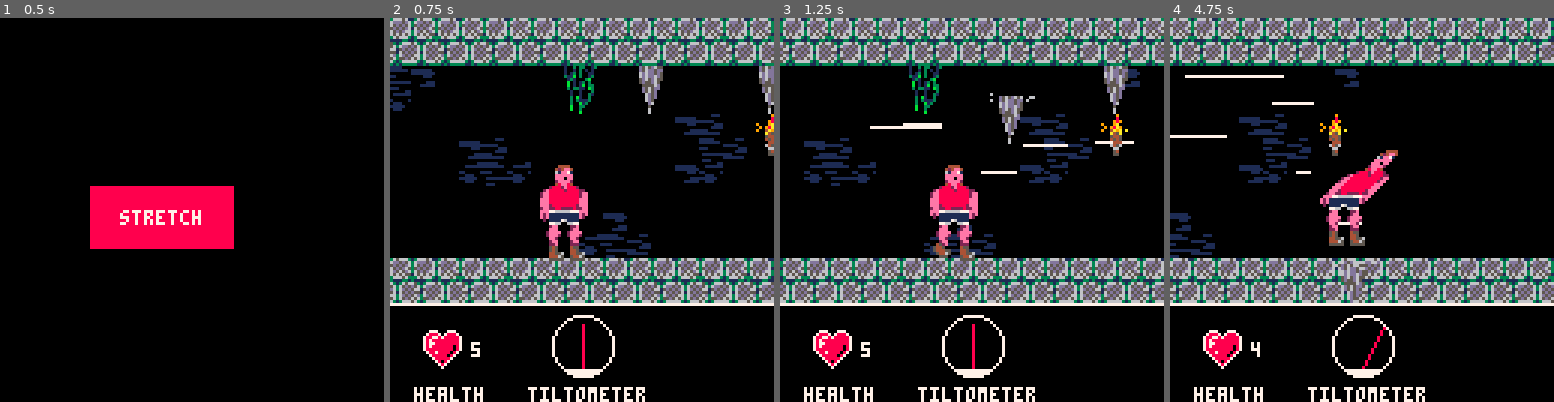
Above: before the commit, frames 1-4 (left to right).
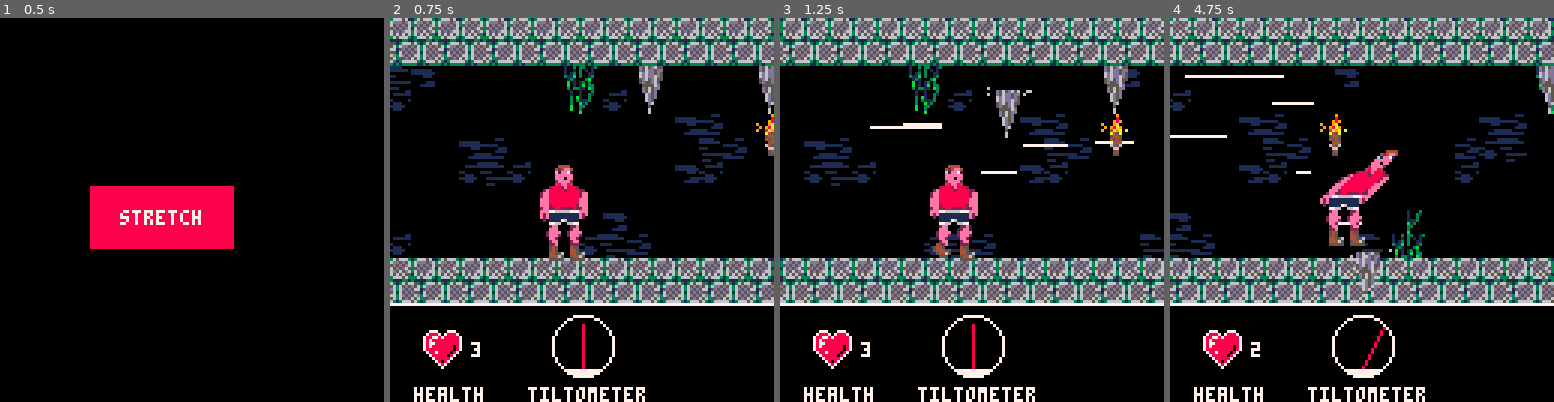
Above: after the commit, the same moments.

Repository: Nenivar/css-gamejam-2020
Game: PICO-8 cartridge forward.p8
Same seed, same stepped clock (60 frames per second), same inputs: the game is played once before the commit and once after it.
Inputs:
- Up to frame 1 (0.5 s): no input
- Up to frame 2 (0.75 s): tap O (Z key) at 0.7 s
- Up to frame 3 (1.25 s): no input
- Up to frame 4 (4.75 s): hold Right 1.6-2.1 s; tap O (Z key) every 0.4 s from 1.7 to 4.5 s; hold Up 2.15-2.42 s; hold Right 2.47-3.03 s; hold Left 3.08-3.58 s; hold Right 4.02-4.68 s; hold Up from 4.73 s (still down)

Frame 1 is identical in both runs. In frame 2, 0.3% of the frame differs, in the area x 0-62%, y 18-87%; in frame 3, 0.9%; in frame 4, 2.6%, in the area x 0-100%, y 12-89%.

Commit message:
presented

Diff:
--- a/forward.p8
+++ b/forward.p8
@@ -20,13 +20,16 @@
 cam_y = 0.0
 
 -- map stuff
-spikes = {{10*8, 2*8, true}, {15*8, 2*8, true}}
+spikes = {{10*8, 2*8, true}, {15*8, 2*8, true}, {24*8, 2*8, true},
+          {31*8, 2*8, true}, {40*8, 2*8, true}, {43*8, 2*8, true},
+          {48*8, 2*8, true}, {55*8, 2*8, true}, {60*8, 2*8, true}}
+arrows = {}
 
 -- player loc
 ply_x       = 50.0
 ply_y       = 60.0
 ply_force_y = 0.0
-ply_health  = 5
+ply_health  = 3
 
 -- drawing frames
 tot_frames      = 0
@@ -68,7 +71,7 @@
     if s[3] and (ply_x + 20 >= s[1]) then
       -- make fall
       s[2] += 2
-      s[1] += (rnd(2) - 1) * 2
+      s[1] += (rnd(2) - 1) * 2.5
       if s[2] > const_screen_size then
         s[3] = false
       end
@@ -86,6 +89,13 @@
     end
   end
 end
+
+-- function update_arrows() then
+--   for a in all (arrows) do
+--     -- a :: {x, y, vx, vy, enabled}
+
+--   end
+-- end
 
 -- checks if a, b is within x1->x2, y1->y2
 function point_within(x1, y1, x2, y2, a, b)
@@ -275,8 +285,8 @@
     print('stretch', 40, 64, 7)
   elseif menu == const_menu_end then
     cls()
-    rectfill(77, 76, 30, 56, 8)
-    print('lose', 40, 64, 7)
+    rectfill(78, 76, 32, 56, 8)
+    print('you died', 40, 64, 7)
   end
 end
 
@@ -313,33 +323,33 @@
 bbbbbbbb000445560044556000044556044650000004455655600000005446500044556055000000004455600000000000000000000000000000000000000000
 bbbbbbbb000444650054465000044465005460000004446500000000000555000054465000000000005446500000000000000000000000000000000000000000
 bbbbbbbb000555550055555000055555000000000005555500000000000000000055555000000000005555500000000000000000000000000000000000000000
-13666561136566630001003033001300000000009000000000000000000011100000d565d6550000000700000000000000000000000000000000000000000000
-36ddd5d636dd5d560001001030101000000000008000000011111110000000000000d56dd5dd0000007670000000000000000000000000000000000000000000
-365d5d5635d5d5d600010130300110000000000989000000111111111111100000006d6dd5d50000006760000000000000000000000000000000000000000000
-35d5d5d6165d5d65000311b03001300000090009a0000000000011100000011100006d6dd6d50000000500000000000000000000000000000000000000000000
-365d5d6636d565d600001310003b000000009098a9000000000000000000111100005d65d6550000000400000000000000000000000000000000000000000000
-16565656365656550000b010130300000009004a9a0a0000000001111110000000005d55d6500000000400000000000000000000000000000000000000000000
-33656663136665630000b0101b033000000000a45a00000000011111111111100000055556d00000000400000000000000000000000000000000000000000000
-311113311311133100003033110b30000000005445000000000000000000000000000d565dd00000000500000000000000000000000000000000000000000000
-653136665631365600000100100030000000004545000000000000111111100000000d565d000000000400000000000000000000000000000000000000000000
-d5636dd5d56365d50000010010031000000000044400000000111111111111100000006d5d000000000500000000000000000000000000000000000000000000
-56615d5d5d636d5d0000030b10030000000000645600000000000000000000000000006d5d000000000600000000000000000000000000000000000000000000
-d55165d5d56165d50000030311130000000000066000000011000001111000000000006d50000000007070000000000000000000000000000000000000000000
-56d36d5d56636d5d00000300b1300000000000054000000000111000000000000000000d60000000000600000000000000000000000000000000000000000000
-656355d5656365d500000b0033000000000000055000000011111100011111110000000500000000007070000000000000000000000000000000000000000000
+13666561136566630001003033001300000000009000000000000000000011100000d565d6550000000000000000000000000000000000000000000000000000
+36ddd5d636dd5d560001001030101000000000008000000011111110000000000000d56dd5dd0000000000000000000000000000000000000000000000000000
+365d5d5635d5d5d600010130300110000000000989000000111111111111100000006d6dd5d50000000000000000000000000000000000000000000000000000
+35d5d5d6165d5d65000311b03001300000090009a0000000000011100000011100006d6dd6d50000000000000000000000000000000000000000000000000000
+365d5d6636d565d600001310003b000000009098a9000000000000000000111100005d65d6550000000000000000000000000000000000000000000000000000
+16565656365656550000b010130300000009004a9a0a0000000001111110000000005d55d6500000000000000000000000000000000000000000000000000000
+33656663136665630000b0101b033000000000a45a00000000011111111111100000055556d00000000000000000000000000000000000000000000000000000
+311113311311133100003033110b30000000005445000000000000000000000000000d565dd00000000000000000000000000000000000000000000000000000
+653136665631365600000100100030000000004545000000000000111111100000000d565d000000000000000000000000000000000000000000000000000000
+d5636dd5d56365d50000010010031000000000044400000000111111111111100000006d5d000000000000000000000000000000000000000000000000000000
+56615d5d5d636d5d0000030b10030000000000645600000000000000000000000000006d5d000000000000000000000000000000000000000000000000000000
+d55165d5d56165d50000030311130000000000066000000011000001111000000000006d50000000076000000007070000000000000000000000000000000000
+56d36d5d56636d5d00000300b1300000000000054000000000111000000000000000000d60000000767544454560600000000000000000000000000000000000
+656355d5656365d500000b0033000000000000055000000011111100011111110000000500000000076000000007070000000000000000000000000000000000
 563136666631366600000b0030000000000000000000000000111000000000000000000600000000000000000000000000000000000000000000000000000000
 331313333311313300000000b0000000000000000000000000000000011100000000000600000000000000000000000000000000000000000000000000000000
 __map__
 4041404140414041404140414041404140414041404140414041404140414041404140414040414041404140414041404140414041404140414041404140414041000000000000000000000000000000000000000000000000000000000000000000000000000000000000000000000000000000000000000000000000000000
 5051505150515051505150515051505150515051505150515051505150515051505150515050515051505150515051505150515051505150515051505150515051000000000000000000000000000000000000000000000000000000000000000000000000000000000000000000000000000000000000000000000000000000
-574600000000004243ce00000000000046000000000000000000000000000000000000000000000000000000000000000000000000000000000000000000000000000000000000000000000000000000000000000000000000000000000000000000000000000000000000000000000000000000000000000000000000000000
-560000000000005253ce00000000000000000000000000000000000000000000000000000000000000000000000000000000000000000000000000000000000000000000000000000000000000000000000000000000000000000000000000000000000000000000000000000000000000000000000000000000000000000000
-0000000000005c62635cce644647ce4445000000000000000000000000000000000000000000000000000000000000000000000000000000000000000000000000000000000000000000000000000000000000000000000000000000000000000000000000000000000000000000000000000000000000000000000000000000
-0000004647005c5c5c5c7500ce57475455000000000000000000000000000000000000000000000000000000000000000000000000000000000000000000000000000000000000000000000000000000000000000000000000000000000000000000000000000000000000000000000000000000000000000000000000000000
-0000005657560000000000004656cecece000000000000000000000000000000000000000000000000000000000000000000000000000000000000000000000000000000000000000000000000000000000000000000000000000000000000000000000000000000000000000000000000000000000000000000000000000000
-0000000000000000000000000072737475ce0000000000000000000000000000000000000000000000000000000000000000000000000000000000000000000000000000000000000000000000000000000000000000000000000000000000000000000000000000000000000000000000000000000000000000000000000000
-0000000000000000004600000000000000000000000000000000000000000000000000000000000000000000000000000000000000000000000000000000000000000000000000000000000000000000000000000000000000000000000000000000000000000000000000000000000000000000000000000000000000000000
-0000000000000000565747000000000000000000000000000000000000000000000000000000000000000000000000000000000000000000000000000000000000000000000000000000000000000000000000000000000000000000000000000000000000000000000000000000000000000000000000000000000000000000
+574600000000004243ce00000000000046000000000000004243000000000000004656470000004342004657570000000000000000000000000000000000000000000000000000000000000000000000000000000000000000000000000000000000000000000000000000000000000000000000000000000000000000000000
+5600000000000052535600000000000000000000000000000053000056000000005647575700005300000000000000000000000000000000000000000000000000000000000000000000000000000000000000000000000000000000000000000000000000000000000000000000000000000000000000000000000000000000
+0000000000005c62635cce644647ce4445000000000046470000000000000000000000000000000000000000000000000000000000000000000000000000000000000000000000000000000000000000000000000000000000000000000000000000000000000000000000000000000000000000000000000000000000000000
+0000004647005c5c5c5c7500ce57475455000000004756570000000000000000000000000000000000464700004445000000000000000000000000000000000000000000000000000000000000000000000000000000000000000000000000000000000000000000000000000000000000000000000000000000000000000000
+0000005657560000000000004656cecece000000005600000000000000000000000000000000000000565700005455000000000000000000000000000000000000000000000000000000000000000000000000000000000000000000000000000000000000000000000000000000000000000000000000000000000000000000
+0000000000000000000000000072737475ce0000000000000000000000000000444500000000000000000000000000000000000000000000000000000000000000000000000000000000000000000000000000000000000000000000000000000000000000000000000000000000000000000000000000000000000000000000
+0000000000000000004600000000000000000053000000000000000057470000545500000000000000000000000046470000000000000000000000000000000000000000000000000000000000000000000000000000000000000000000000000000000000000000000000000000000000000000000000000000000000000000
+5600000000000000565747000000000000574243000000000000005657465700000000470000000000000000000056475600000000000000000000000000000000000000000000000000000000000000000000000000000000000000000000000000000000000000000000000000000000000000000000000000000000000000
 4140414041404140414041404140414041404140414041404140414041404140414041404140414041404140414041404140414041505141404140414041404100000000000000000000000000000000000000000000000000000000000000000000000000000000000000000000000000000000000000000000000000000000
 5150515051505150515051505150515051505150515051505150515051505150515051505150515051505150515051505150515051404151505150515051505100000000000000000000000000000000000000000000000000000000000000000000000000000000000000000000000000000000000000000000000000000000
 0102000000000000000000000000000000000000000000000000000000000000000000000000000000000000000000000000000000000000000000000000000000000000000000000000000000000000000000000000000000000000000000000000000000000000000000000000000000000000000000000000000000000000
Not shown, changed: README.md
